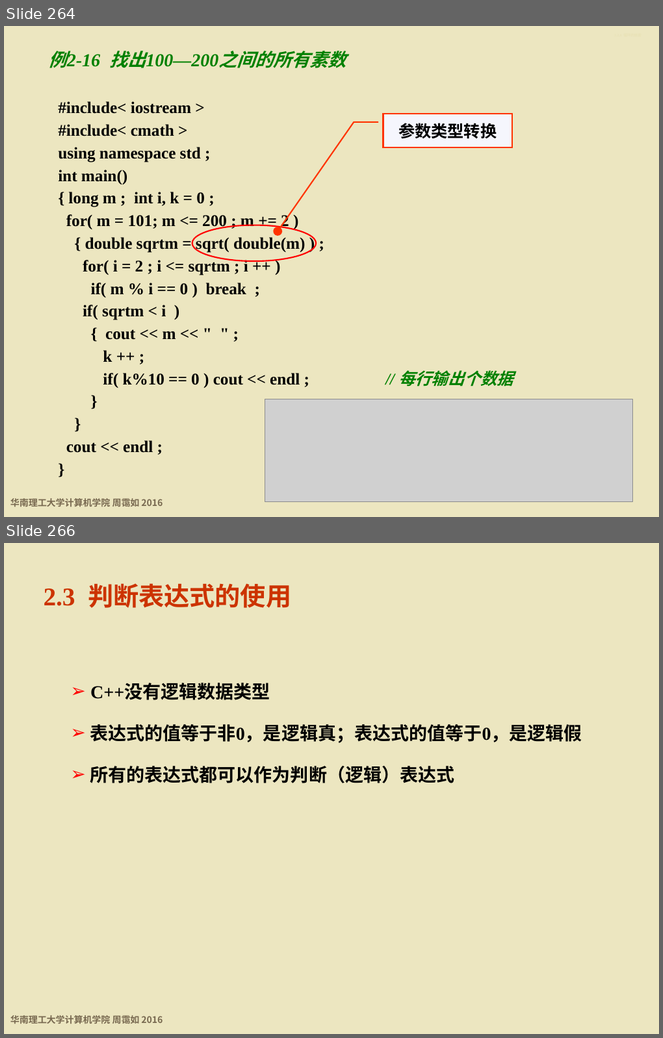
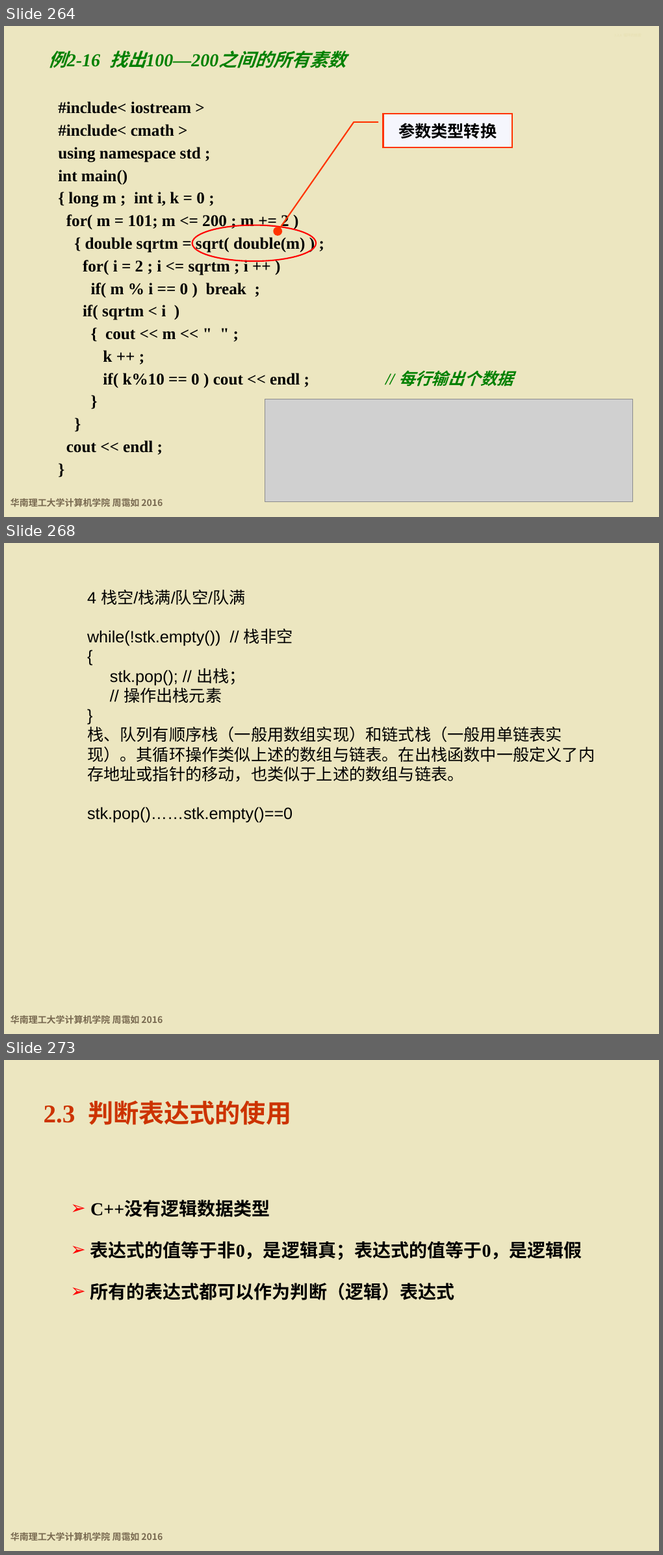
Before and after one commit to wwuhn/wwuhn.github.io, a slide deck: bookspcClassic/C++程序设计基础（第5版）周霭如/2-程序控制结构.pptx. Shown one above the other, each under a label of ours: slides 264 and 266 before the commit, slides 264, 268 and 273 after it; the slides between them are not shown. The pictures are 663x1038 and 663x1555 pixels, drawn with LibreOffice and Linux fonts; fonts in the diff are those of the drawing; grey boxes stand for pictures; background and template pictures are left out. Boxes give left, top, right and bottom in pixels: in the first picture for what was removed or moved away, otherwise in the second. Text is boxed around its words. In the diff, an @@ line names an element or a change of style, - is before the commit and + after.

```diff
--- a/bookspcClassic/C++程序设计基础（第5版）周霭如/2-程序控制结构.pptx
+++ b/bookspcClassic/C++程序设计基础（第5版）周霭如/2-程序控制结构.pptx
@@ slide 268 added at [4, 543, 659, 1034], background #ECE6C0; not listed: 1 template element that a slide beside it also shows @@
@@ text added at [87, 589, 595, 823], 18 pt, text #000000 @@
+4 栈空/栈满/队空/队满
+while(!stk.empty()) // 栈非空
+{
+stk.pop(); // 出栈；
+// 操作出栈元素
+}
+栈、队列有顺序栈（一般用数组实现）和链式栈（一般用单链表实现）。其循环操作类似上述的数组与链表。在出栈函数中一般定义了内存地址或指针的移动，也类似于上述的数组与链表。
+stk.pop()……stk.empty()==0
@@ what was slide 266 is now slide 273 @@
```
Also in this commit, not shown: 1 slide changed, 6 other slides added.
